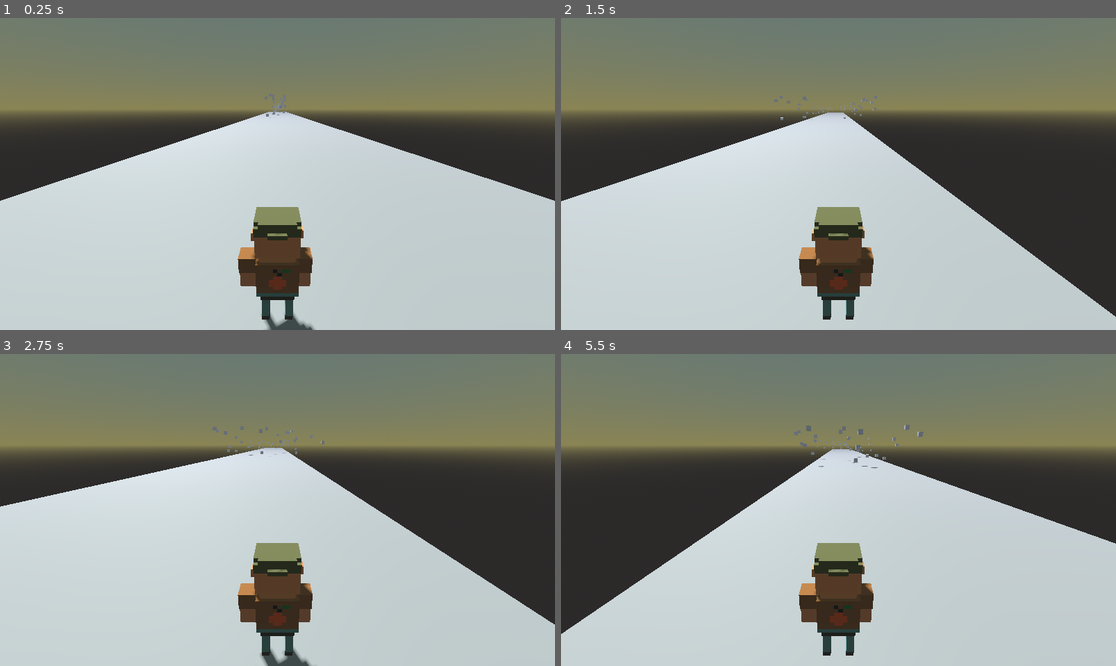
Above: before the commit, frames 1-4 (two rows, left to right).
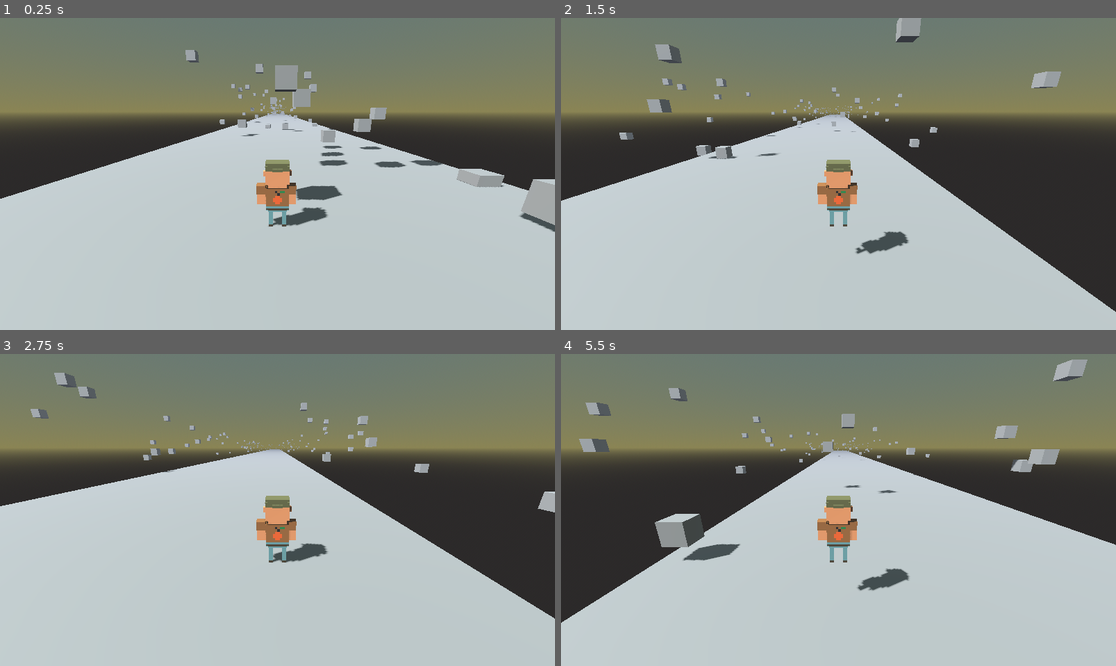
Above: after the commit, the same moments.

Repository: g-h-o-s-t-studio/across-the-roads
Game: Godot game, scene res://Levels/Main.tscn
The game is run twice, just before and just after one commit, with the same random seed, the same clock (stepped at 60 frames per second) and the same inputs.
Inputs:
- Up to frame 1 (0.25 s): no input
- Up to frame 2 (1.5 s): tap Enter (ui_accept) at 0.5, 0.77 s; hold Right (ui_right) 0.53-1.28 s; hold Left (ui_left) from 1.28 s (still down)
- Up to frame 3 (2.75 s): tap Enter (ui_accept) at 1.52 s; release Left (ui_left) at 2.03 s; hold Right (ui_right) from 2.03 s (still down)
- Up to frame 4 (5.5 s): tap Enter (ui_accept) at 3.02, 3.77, 4.52 s; release Right (ui_right) at 3.53 s; hold Left (ui_left) from 3.53 s (still down)

The runs differ from the first frame. In frame 1, 8.4% of the frame differs, in the area x 0-100%, y 10-100%; in frame 2, 6.9%; in frame 3, 6.6%; in frame 4, 8.8%, in the area x 0-100%, y 1-97%.

Commit message:
Fix all troubles

Diff:
--- a/Levels/Main.tscn
+++ b/Levels/Main.tscn
@@ -1,13 +1,10 @@
-[gd_scene load_steps=8 format=3 uid="uid://cec7tspm3fdrq"]
+[gd_scene load_steps=7 format=3 uid="uid://cec7tspm3fdrq"]
 
-[ext_resource type="PackedScene" uid="uid://dh1bb3th24xv" path="res://Levels/Player.tscn" id="1_nf7dx"]
+[ext_resource type="PackedScene" uid="uid://dh1bb3th24xv" path="res://Models/Characters/Default/Player.tscn" id="1_nf7dx"]
 [ext_resource type="Script" path="res://Scripts/GameController.gd" id="1_udkti"]
 
 [sub_resource type="BoxShape3D" id="BoxShape3D_bd5u8"]
-size = Vector3(50, 0, 20)
-
-[sub_resource type="PlaneMesh" id="PlaneMesh_oirqd"]
-size = Vector2(50, 20)
+size = Vector3(20, 0, 50)
 
 [sub_resource type="ProceduralSkyMaterial" id="ProceduralSkyMaterial_qpdtu"]
 sky_top_color = Color(0.384314, 0.466667, 0.47451, 1)
@@ -33,15 +30,11 @@
 script = ExtResource("1_udkti")
 
 [node name="Player" parent="." instance=ExtResource("1_nf7dx")]
-transform = Transform3D(-4.37114e-08, 0, -1, 0, 1, 0, 1, 0, -4.37114e-08, 0, 0, 0)
 
 [node name="Ground" type="StaticBody3D" parent="."]
 
 [node name="CollisionShape3D" type="CollisionShape3D" parent="Ground"]
 shape = SubResource("BoxShape3D_bd5u8")
-
-[node name="MeshInstance3D" type="MeshInstance3D" parent="Ground"]
-mesh = SubResource("PlaneMesh_oirqd")
 
 [node name="DirectionalLight3D" type="DirectionalLight3D" parent="."]
 transform = Transform3D(-0.5, -0.663414, 0.55667, 0, 0.642788, 0.766044, -0.866025, 0.383022, -0.321394, 0, 5, 0)
--- a/Levels/Obstacles/Rectangle1.tscn
+++ /dev/null
@@ -1,18 +0,0 @@
-[gd_scene load_steps=3 format=3 uid="uid://b2tmbr2nfwyby"]
-
-[sub_resource type="BoxShape3D" id="BoxShape3D_p45tw"]
-size = Vector3(1, 1, 10)
-
-[sub_resource type="BoxMesh" id="BoxMesh_4dxuv"]
-size = Vector3(1, 1, 10)
-
-[node name="Rectangle1" type="StaticBody3D"]
-
-[node name="CollisionShape3D" type="CollisionShape3D" parent="."]
-transform = Transform3D(1, 0, 0, 0, 1, 0, 0, 0, 1, 0, 0.5, 0)
-shape = SubResource("BoxShape3D_p45tw")
-
-[node name="MeshInstance3D" type="MeshInstance3D" parent="."]
-transform = Transform3D(1, 0, 0, 0, 1, 0, 0, 0, 1, 0, 0.5, 0)
-mesh = SubResource("BoxMesh_4dxuv")
-skeleton = NodePath("")
--- a/Levels/Obstacles/Square1.tscn
+++ /dev/null
@@ -1,17 +0,0 @@
-[gd_scene load_steps=3 format=3 uid="uid://b85pbgrla1g8w"]
-
-[sub_resource type="BoxShape3D" id="BoxShape3D_477g2"]
-size = Vector3(1, 2, 1)
-
-[sub_resource type="BoxMesh" id="BoxMesh_0cfe6"]
-size = Vector3(1, 2, 1)
-
-[node name="Square1" type="StaticBody3D"]
-
-[node name="CollisionShape3D" type="CollisionShape3D" parent="."]
-transform = Transform3D(1, 0, 0, 0, 1, 0, 0, 0, 1, 0, 0.5, 0)
-shape = SubResource("BoxShape3D_477g2")
-
-[node name="MeshInstance3D" type="MeshInstance3D" parent="."]
-transform = Transform3D(1, 0, 0, 0, 1, 0, 0, 0, 1, 0, 0.5, 0)
-mesh = SubResource("BoxMesh_0cfe6")
--- a/Levels/Player.tscn
+++ /dev/null
@@ -1,32 +0,0 @@
-[gd_scene load_steps=5 format=3 uid="uid://dh1bb3th24xv"]
-
-[ext_resource type="Script" path="res://Scripts/Player.gd" id="1_4rpfs"]
-[ext_resource type="PackedScene" uid="uid://ddybcft6ywi5w" path="res://Models/Characters/charater_1.glb" id="2_4wb72"]
-
-[sub_resource type="CapsuleShape3D" id="CapsuleShape3D_ytx2b"]
-
-[sub_resource type="BoxShape3D" id="BoxShape3D_co8x6"]
-size = Vector3(1, 2, 0)
-
-[node name="Player" type="CharacterBody3D"]
-script = ExtResource("1_4rpfs")
-
-[node name="CollisionShape3D" type="CollisionShape3D" parent="."]
-transform = Transform3D(1, 0, 0, 0, 1, 0, 0, 0, 1, 0, 1, 0)
-shape = SubResource("CapsuleShape3D_ytx2b")
-
-[node name="Pivot" type="Node3D" parent="."]
-
-[node name="charater_1" parent="Pivot" instance=ExtResource("2_4wb72")]
-transform = Transform3D(-0.6, 0, -5.24537e-08, 0, 0.6, 0, 5.24537e-08, 0, -0.6, 0, 0, 0)
-
-[node name="Camera3D" type="Camera3D" parent="."]
-transform = Transform3D(1, 0, 0, 0, 0.952662, 0.304033, 0, -0.304033, 0.952662, 0, 3.144, 2.44)
-
-[node name="Area3D" type="Area3D" parent="."]
-transform = Transform3D(1, 0, 0, 0, 1, 0, 0, 0, 1, 0, 1, -1)
-
-[node name="CollisionShape3D" type="CollisionShape3D" parent="Area3D"]
-shape = SubResource("BoxShape3D_co8x6")
-
-[connection signal="body_entered" from="Area3D" to="." method="_on_area_3d_body_entered"]
--- a/Levels/Shared/Tile.tscn
+++ /dev/null
@@ -1,25 +0,0 @@
-[gd_scene load_steps=4 format=3 uid="uid://c6vwsgk1hliex"]
-
-[ext_resource type="Script" path="res://Scripts/Tile.gd" id="1_i43d3"]
-
-[sub_resource type="BoxMesh" id="BoxMesh_nsdpo"]
-size = Vector3(50, 2, 20)
-
-[sub_resource type="BoxShape3D" id="BoxShape3D_w1t44"]
-size = Vector3(50, 2, 20)
-
-[node name="Node3D" type="Node3D"]
-script = ExtResource("1_i43d3")
-
-[node name="Tile" type="StaticBody3D" parent="."]
-transform = Transform3D(1, 0, 0, 0, 1, 0, 0, 0, 1, 0, -1, 0)
-
-[node name="Mesh" type="MeshInstance3D" parent="Tile"]
-mesh = SubResource("BoxMesh_nsdpo")
-skeleton = NodePath("")
-
-[node name="Collision" type="CollisionShape3D" parent="Tile"]
-shape = SubResource("BoxShape3D_w1t44")
-
-[node name="RayCast" type="RayCast3D" parent="."]
-target_position = Vector3(0, 0, 0)
--- /dev/null
+++ b/Levels/Tiles/Tile.tscn
@@ -0,0 +1,27 @@
+[gd_scene load_steps=4 format=3 uid="uid://c6vwsgk1hliex"]
+
+[ext_resource type="Script" path="res://Scripts/Tile.gd" id="1_m808o"]
+
+[sub_resource type="BoxMesh" id="BoxMesh_0rdeq"]
+size = Vector3(20, 2, 50)
+
+[sub_resource type="BoxShape3D" id="BoxShape3D_vrngd"]
+size = Vector3(20, 2, 50)
+
+[node name="Tile" type="Node3D"]
+script = ExtResource("1_m808o")
+min_obstacles = null
+max_obstacles = null
+
+[node name="Tile" type="StaticBody3D" parent="."]
+transform = Transform3D(1, 0, 0, 0, 1, 0, 0, 0, 1, 0, -1, 0)
+
+[node name="Mesh" type="MeshInstance3D" parent="Tile"]
+mesh = SubResource("BoxMesh_0rdeq")
+skeleton = NodePath("")
+
+[node name="Collision" type="CollisionShape3D" parent="Tile"]
+shape = SubResource("BoxShape3D_vrngd")
+
+[node name="RayCast" type="RayCast3D" parent="."]
+target_position = Vector3(-60, 0, 0)
--- /dev/null
+++ b/Models/Characters/Default/Player.tscn
@@ -0,0 +1,31 @@
+[gd_scene load_steps=5 format=3 uid="uid://dh1bb3th24xv"]
+
+[ext_resource type="Script" path="res://Scripts/Player.gd" id="1_4rpfs"]
+[ext_resource type="PackedScene" uid="uid://ddybcft6ywi5w" path="res://Models/Characters/Default/charater_1.glb" id="2_4wb72"]
+
+[sub_resource type="CapsuleShape3D" id="CapsuleShape3D_ytx2b"]
+
+[sub_resource type="BoxShape3D" id="BoxShape3D_58ca2"]
+size = Vector3(1, 2, 0)
+
+[node name="Player" type="CharacterBody3D"]
+script = ExtResource("1_4rpfs")
+
+[node name="Collision" type="CollisionShape3D" parent="."]
+transform = Transform3D(1, 0, 0, 0, 1, 0, 0, 0, 1, 0, 1, 0)
+shape = SubResource("CapsuleShape3D_ytx2b")
+
+[node name="charater_1" parent="." instance=ExtResource("2_4wb72")]
+transform = Transform3D(0.6, 0, 0, 0, 0.6, 0, 0, 0, 0.6, 0, 0, 0)
+
+[node name="Camera3D" type="Camera3D" parent="."]
+transform = Transform3D(-1, -2.55599e-08, 8.36028e-08, 0, 0.956305, 0.292372, -8.74228e-08, 0.292372, -0.956305, 0, 3, -5)
+far = 400.0
+
+[node name="Area" type="Area3D" parent="."]
+transform = Transform3D(1, 0, 0, 0, 1, 0, 0, 0, 1, 0, 1, 0.5)
+
+[node name="AreaCollision" type="CollisionShape3D" parent="Area"]
+shape = SubResource("BoxShape3D_58ca2")
+
+[connection signal="body_entered" from="Area" to="." method="_on_area_body_entered"]
--- a/Levels/Obstacles/Obstacle.tscn
+++ b/Models/Obstacles/BaseObstacle/Obstacle.tscn
@@ -1,6 +1,6 @@
 [gd_scene load_steps=2 format=3 uid="uid://cnps55a4ktvoe"]
 
-[ext_resource type="Script" path="res://Scripts/Obstacle.gd" id="1_qdf6a"]
+[ext_resource type="Script" path="res://Scripts/Obstacles/BaseObstacle/BaseObstacle.gd" id="1_qdf6a"]
 
 [node name="Obstacle" type="Node3D"]
 script = ExtResource("1_qdf6a")
--- a/Levels/Obstacles/Square.tscn
+++ b/Models/Obstacles/Square.tscn
@@ -1,7 +1,7 @@
 [gd_scene load_steps=5 format=3 uid="uid://bndv86f5k1a20"]
 
-[ext_resource type="PackedScene" uid="uid://cnps55a4ktvoe" path="res://Levels/Obstacles/Obstacle.tscn" id="1_d18e6"]
-[ext_resource type="Script" path="res://Scripts/Square.gd" id="2_33m6w"]
+[ext_resource type="PackedScene" uid="uid://cnps55a4ktvoe" path="res://Models/Obstacles/BaseObstacle/Obstacle.tscn" id="1_d18e6"]
+[ext_resource type="Script" path="res://Scripts/Obstacles/Square.gd" id="2_33m6w"]
 
 [sub_resource type="BoxShape3D" id="BoxShape3D_tob37"]
 
--- a/Scripts/GameController.gd
+++ b/Scripts/GameController.gd
@@ -1,12 +1,14 @@
 extends Node3D
 
+# TODO: add some mechanics(run on wall, changing lvl axis, etc)
 const KILL_ZONE: int = -50
-const MAP_SIZE: int = 5
-const TILE_SIZE: int = 50
-const TILE_SCENE: PackedScene = preload("res://Levels/Shared/Tile.tscn")
-var number_tiles: int = 1
+const MAP_SIZE: int = 8
+const TILE_SIZE: float = 50
+const TILE_SCENE: PackedScene = preload("res://Levels/Tiles/Tile.tscn")
+
+var number_tiles: int = 0
 var tiles: Array[Node3D] = []
-# TODO: ADD SCORE
+
 
 func _ready() -> void:
 	for i: int in range(MAP_SIZE):
@@ -14,7 +16,7 @@
 
 
 func _process(_delta: float) -> void:
-	if $Player.position.x > tiles[0].position.x + TILE_SIZE:
+	if $Player.position.z > tiles[0].position.z + TILE_SIZE / 2:
 		despawn_tile()
 		spawn_tile()
 
@@ -23,11 +25,11 @@
 
 
 func spawn_tile() -> void:
-	var new_tile: Node3D = TILE_SCENE.instantiate()
-	new_tile.position = Vector3(number_tiles * TILE_SIZE, 0, 0)
-	number_tiles += 1
+	var new_tile = TILE_SCENE.instantiate()
+	new_tile.position = Vector3(0, 0, number_tiles * TILE_SIZE)
 	add_child(new_tile)
 	tiles.append(new_tile)
+	number_tiles += 1
 
 
 func despawn_tile() -> void:
--- a/Scripts/Obstacle.gd
+++ /dev/null
@@ -1,7 +0,0 @@
-class_name Obstacle
-
-extends Node3D
-
-
-func _process(delta):
-	pass
--- /dev/null
+++ b/Scripts/Obstacles/BaseObstacle/BaseObstacle.gd
@@ -0,0 +1,22 @@
+class_name Obstacle extends Node3D
+
+const MAX_X: int = 30
+
+@onready var is_moving_right: bool = randi() % 2
+@onready var speed: float = randf_range(5, 15)
+
+
+func _ready() -> void:
+	if not is_moving_right:
+		speed = -speed
+
+
+func change_direction() -> void:
+	is_moving_right = not is_moving_right
+	speed = -speed
+
+
+func _process(delta: float) -> void:
+	position.x += speed * delta
+	if abs(position.x) >= MAX_X:
+		change_direction()
--- /dev/null
+++ b/Scripts/Obstacles/Square.gd
@@ -0,0 +1 @@
+class_name SquareObstacle extends Obstacle
--- a/Scripts/Player.gd
+++ b/Scripts/Player.gd
@@ -1,6 +1,7 @@
 extends CharacterBody3D
 
 const JUMP_VELOCITY: float = 6.0
+
 var player_speed: float = 7.0
 var gravity: float = ProjectSettings.get_setting("physics/3d/default_gravity")
 
@@ -12,20 +13,20 @@
 	if Input.is_action_just_pressed("ui_accept") and is_on_floor():
 		velocity.y = JUMP_VELOCITY
 
-	var direction: Vector3 = Vector3(1, 0, 0)
+	var direction: Vector3 = Vector3(0, 0, 2)
 	if Input.is_action_pressed("ui_left"):
-		direction.z -= 1
+		direction.x += 1
 	if Input.is_action_pressed("ui_right"):
-		direction.z += 1
+		direction.x -= 1
 
+	# player_speed += 0.01
 	velocity.x = direction.x * player_speed
 	velocity.z = direction.z * player_speed
 	move_and_slide()
 
-#
-#func _on_area_3d_body_entered(body):
-	#print(body)
-	#var a = body as SquareObstacle
-	#print(a)
-	#if a is SquareObstacle:
-		#queue_free()
+
+# FIXME
+func _on_area_body_entered(body):
+	print(body)
+	if body is Obstacle:
+		print("Obstacle!!!")
--- a/Scripts/Square.gd
+++ /dev/null
@@ -1,6 +0,0 @@
-class_name SquareObstacle
-
-extends Obstacle
-
-func _ready():
-	print("im ready!")
--- a/Scripts/Tile.gd
+++ b/Scripts/Tile.gd
@@ -1,69 +1,36 @@
 extends Node3D
 
-const MAX_OBS_POSITION: int = 20
-#const OBSTACLES: Array[PackedScene] = [
-	#preload("res://Levels/Obstacles/Square1.tscn"),
-	#preload("res://Levels/Obstacles/Rectangle1.tscn"),
-#]
-@export var min_amount_obs: int = 10
-@export var max_amount_obs: int = 25
-@export var min_obs_speed: int = 5
-@export var max_obs_speed: int = 15
-@onready var mesh = $Tile/Mesh.mesh
-@onready var right_to_left: Node3D = Node3D.new()
-@onready var left_to_right: Node3D = Node3D.new()
-@onready var raycast: RayCast3D = $RayCast
-var obstacles_speed: Dictionary = {}
+const OBSTACLES: Array[PackedScene] = [
+	preload("res://Models/Obstacles/Square.tscn"),
+]
+const MAX_X = 30
+
+@export var min_obstacles: int = 10
+@export var max_obstacles: int = 25
+@onready var mesh: BoxMesh = $Tile/Mesh.mesh
+@onready var rc: RayCast3D = $RayCast
+@onready var half_x: float = mesh.size.x / 2
+@onready var half_z: float = mesh.size.z / 2
 
 
 func _ready() -> void:
-	add_child(right_to_left)
-	add_child(left_to_right)
-	spawn_obstacles(randi_range(min_amount_obs, max_amount_obs))
-
-
-func get_spawn_vector() -> Vector3:
-	var half_x: float = mesh.size.x / 2
-	var half_y: float = mesh.size.y / 2
-	return Vector3(
-		randf_range(position.x - half_x, position.x + half_x),
-		randf_range(0, 10),
-		randf_range(position.y - half_y, position.y + half_y)
-	)
+	for i: int in range(randi_range(min_obstacles, max_obstacles)):
+		var obs = OBSTACLES[randi() % OBSTACLES.size() - 1].instantiate() #? as Obstacle
+		obs.position = get_spawn_position()
+		add_child(obs)
 
 
 func get_spawn_position() -> Vector3:
-	raycast.position = get_spawn_vector()
-	while raycast.is_colliding():
-		raycast.position = get_spawn_vector()
-	return raycast.position
+	var attempt_count: int = 0
+	while attempt_count < 10:
+		var y: float = randf_range(0, 10)
+		var z: float = randf_range(-half_z, half_z)
+		rc.position = Vector3(MAX_X, y, z)
+		rc.force_raycast_update()
 
+		if not rc.is_colliding():
+			return Vector3(randf_range(-half_x, half_x), y, z)
 
-func spawn_obstacles(number_obstacles: int) -> void:
-	for i: int in range(number_obstacles):
-		var obs = load("res://Levels/Obstacles/Square.tscn").instantiate()
-		#var obs = SquareObstacle.new()
-		# var obs: StaticBody3D = OBSTACLES[randi() % OBSTACLES.size() - 1].instantiate()
-		obs.position = get_spawn_position()
-		right_to_left.add_child(obs) if randi() % 2 == 0 else left_to_right.add_child(obs)
+		attempt_count += 1
 
-		obstacles_speed[obs] = randf_range(5, 15)
-
-
-func move_obstacle(obstacle, new_position: float) -> void:
-	obstacle.position.z += new_position
-	if abs(obstacle.position.z) >= MAX_OBS_POSITION:
-		if obstacle.get_parent() == right_to_left:
-			right_to_left.remove_child(obstacle)
-			left_to_right.add_child(obstacle)
-		else:
-			left_to_right.remove_child(obstacle)
-			right_to_left.add_child(obstacle)
-
-
-func _process(delta: float) -> void:
-	for obs in right_to_left.get_children():
-		move_obstacle(obs, obstacles_speed[obs] * delta)
-
-	for obs in left_to_right.get_children():
-		move_obstacle(obs, -obstacles_speed[obs] * delta)
+	return Vector3.ZERO
Renamed: Models/Characters/charater_1.glb -> Models/Characters/Default/charater_1.glb
Not shown, changed: Models/Characters/Default/charater_1.glb.import
Renamed: Models/Characters/charater_1_character_texture.png -> Models/Characters/Default/charater_1_character_texture.png
Not shown, changed: Models/Characters/Default/charater_1_character_texture.png.import
Not shown, removed: character.mtl
Not shown, removed: Levels/Mai5784.tmp
Not shown, removed: Levels/Mai8DBB.tmp
Not shown, removed: Levels/MaiE2D8.tmp
